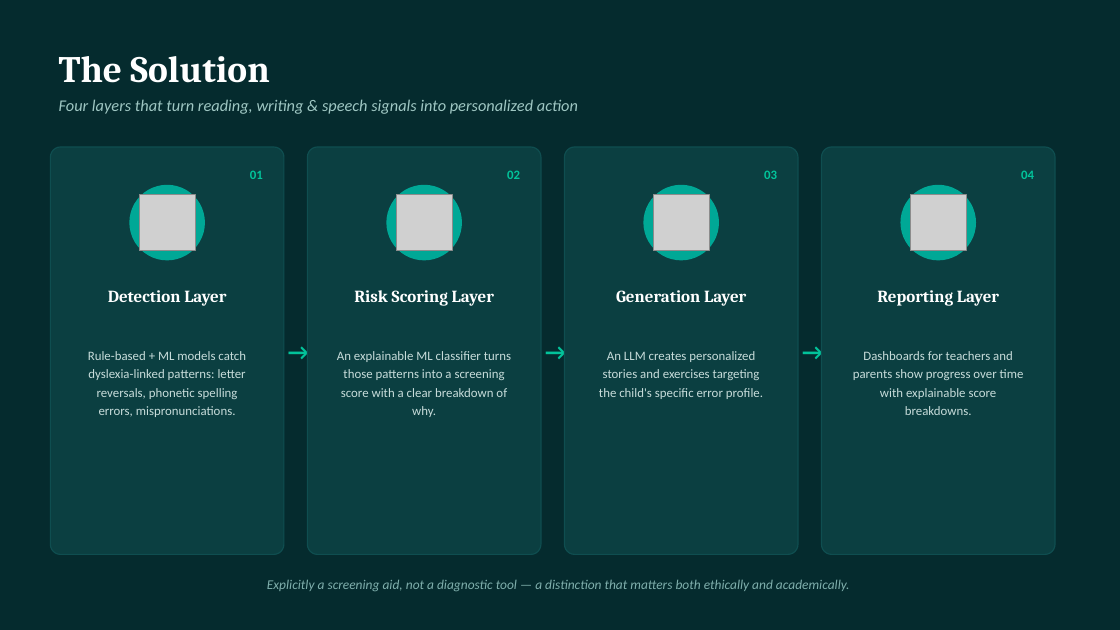
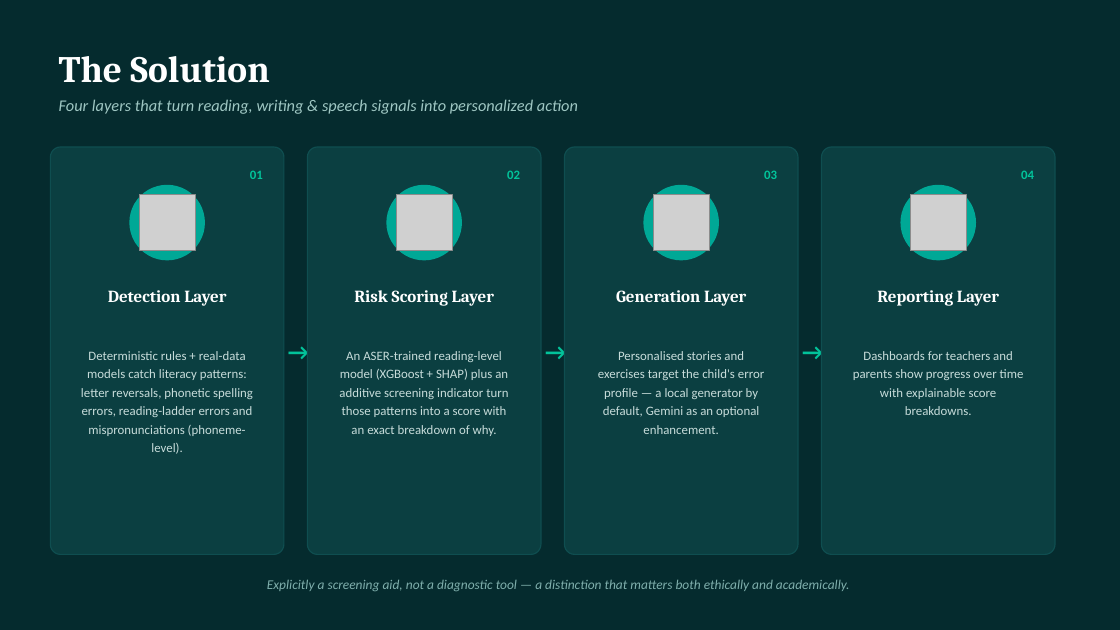
Before and after one commit to lunarpixie9/lexora, a slide deck: slide 3 of docs/Lexora_Presentation.pptx. Drawn at 1120x630 pixels with LibreOffice and Linux fonts; fonts in the diff are those of the drawing; grey boxes stand for pictures. Boxes give left, top, right and bottom in pixels: in the first picture for what was removed or moved away, otherwise in the second. Text is boxed around its words. In the diff, an @@ line names an element or a change of style, - is before the commit and + after.

Commit message:
Add pronunciation layer, transcript correction and read-aloud feedback
Whisper (small, medium and large-v3-turbo alike) silently repairs
mispronunciations towards fluent English, measured on a real test
recording ("he as a blue shit" -> "he has a blue shirt"). This adds an
independent phoneme recogniser (wav2vec2-XLSR, no language model, int8)
whose output is aligned accent-tolerantly with CMUdict pronunciations
to flag mispronounced words. Validated on the same 120 ASER clips as
Whisper: 83% examiner agreement on sentences (Whisper 77%); "either
recogniser passes" is at least as good at every level, so items Whisper
rejected are rescued when their sounds matched.

- indicator: new pronunciation signal, speech weights rebalanced (v1.1)
- report: pronunciation section, per-word confidence highlighting,
  teacher transcript correction (original kept for audit, re-scored)
- practice: mispronounced words become targets ("Saying every sound");
  read-aloud items get instant pronunciation feedback via /read-check
- fix: practice generator crashed on one-letter missed words
- docs, methodology page and presentation deck synchronised
- 27 backend tests

```diff
--- a/docs/Lexora_Presentation.pptx
+++ b/docs/Lexora_Presentation.pptx
@@ text at box(81, 351, 253, 454): text changed @@
-Rule-based + ML models catch dyslexia-linked patterns: letter reversals, phonetic spelling errors, mispronunciations.
+Deterministic rules + real-data models catch literacy patterns: letter reversals, phonetic spelling errors, reading-ladder errors and mispronunciations (phoneme-level).
@@ text at box(339, 351, 508, 436): text changed @@
-An explainable ML classifier turns those patterns into a screening score with a clear breakdown of why.
+An ASER-trained reading-level model (XGBoost + SHAP) plus an additive screening indicator turn those patterns into a score with an exact breakdown of why.
@@ text at box(598, 351, 764, 434): text changed @@
-An LLM creates personalized stories and exercises targeting the child's specific error profile.
+Personalised stories and exercises target the child's error profile — a local generator by default, Gemini as an optional enhancement.
```
Also in this commit, not shown: 2 other slides changed, 30 other files.
